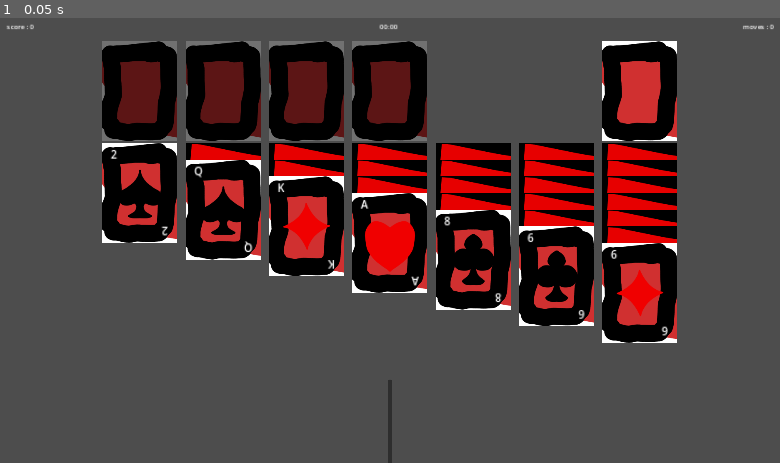
Above: before the commit, frame 1.
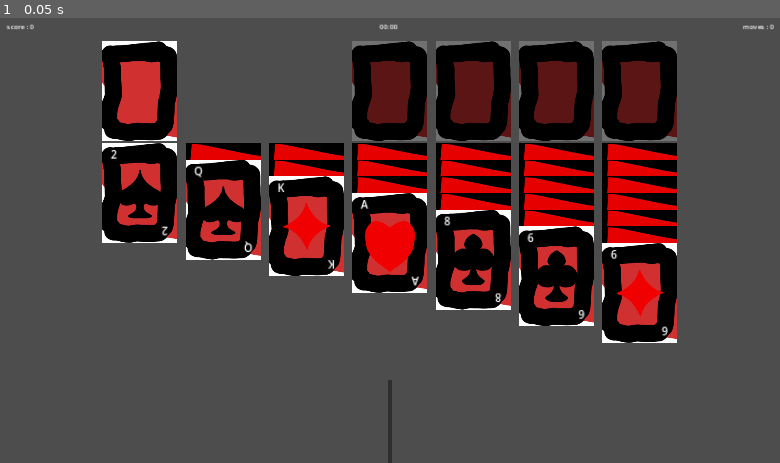
Above: after the commit, the same moment.

Repository: SAANN3/Solitaire
Game: Godot game, scene res://entity/Root/Root_Scene.tscn
Two runs of this game, one before a commit and one after it. Both use one fixed random seed, a clock stepped at 60 frames per second and the inputs below.
Inputs:
- Up to frame 1 (0.05 s): no input

The runs differ from the first frame. In frame 1, 10% of the frame differs, in the area x 13-87%, y 5-28%.

Commit message:
dunno what else i can add to setings

Diff:
--- a/entity/Card_holder/Card_holder.gd
+++ b/entity/CardHolder/Card_holder.gd
@@ -6,7 +6,7 @@
 var cards_discarded: Array[Card] = []
 var cards_prepared: Array[Card] = []
 var recycled: bool = false
-
+var max_cards: int = 3
 signal holder_recycled()
 signal holder_clicked()
 
@@ -24,11 +24,15 @@
 	):
 		place_cards()
 
+func get_max_cards() -> int:
+	return max_cards
+
+func set_max_cards(val: int) -> void:
+	max_cards = val
 func place_cards() -> void:
 	if recycled:
 		holder_recycled.emit()
 		recycled = false
-	const max_cards: int = 3
 	for i: Card in cards:
 		stacker.remove_child(i)
 	cards_discarded.append_array(cards)
--- a/entity/Card_holder/Card_holder.tscn
+++ b/entity/CardHolder/Card_holder.tscn
@@ -1,19 +1,20 @@
 [gd_scene load_steps=3 format=3 uid="uid://bji5davic22r2"]
 
-[ext_resource type="Script" path="res://entity/Card_holder/Card_holder.gd" id="1_6ttlg"]
+[ext_resource type="Script" path="res://entity/CardHolder/Card_holder.gd" id="1_6ttlg"]
 [ext_resource type="Texture2D" uid="uid://1s2pdcp0oldl" path="res://sprites/card_background.png" id="2_cykuw"]
 
 [node name="Card_holder" type="HBoxContainer"]
+layout_direction = 1
 offset_right = 184.0
 offset_bottom = 240.0
 theme_override_constants/separation = 20
 script = ExtResource("1_6ttlg")
 
-[node name="Stacker" type="HBoxContainer" parent="."]
-layout_direction = 3
-layout_mode = 2
-theme_override_constants/separation = -120
-
 [node name="Stack" type="TextureRect" parent="."]
 layout_mode = 2
 texture = ExtResource("2_cykuw")
+
+[node name="Stacker" type="HBoxContainer" parent="."]
+layout_direction = 2
+layout_mode = 2
+theme_override_constants/separation = -120
--- a/entity/Root/Root_Scene.gd
+++ b/entity/Root/Root_Scene.gd
@@ -4,9 +4,7 @@
 @onready var card_holder: Card_holder = $Main/MainScreen/Vbox/TopHcontainer/CardHolder
 @onready var tableau_piles: Array[Tableau_Pile] = []
 @onready var timer: Timer = $Timer
-@onready var points_label: Label = $Main/TopPanel/HBoxContainer/points
-@onready var time_label: Label = $Main/TopPanel/HBoxContainer/time
-@onready var moves_label: Label = $Main/TopPanel/HBoxContainer/moves
+@onready var top_panel: Top_Panel = $Main/TopPanel/TopPanel
 @onready var UI_pabel: Control = $UiPanel
 @onready var UI_label: Label = $UiPanel/VBoxContainer/Label
 @onready var UI_restart: Button = $UiPanel/VBoxContainer/Button
@@ -34,7 +32,10 @@
 		foundation.completed.connect(func (state: bool) -> void: _on_foundation_completed(state, foundation))
 	#_auto_win(cards)
 	insert_cards(cards)
-	bottom_panel.get_settings().init(card_holder)
+	bottom_panel.get_settings().init(
+		card_holder,
+		top_panel
+	)
 
 func insert_cards(cards: Array[Card]) -> void:
 	cards.shuffle()
@@ -98,30 +99,14 @@
 	points += change
 	if points < 0:
 		points = 0
-	points_label.text = "score : " + str(points)
+	top_panel.set_points(points)
 
 func _update_moves() -> void:
 	moves += 1
-	moves_label.text = "moves : " + str(moves)
+	top_panel.set_moves(moves)
 
 func _update_time() -> void:
-	var hours: int = seconds_passed / (60 * 60)
-	var minutes: int = (seconds_passed / 60) % 60
-	var seconds: int = seconds_passed % 60
-	var string: String = "00:00"
-	if minutes >= 10:
-		string[0] = str(minutes)[0]
-		string[1] = str(minutes)[1]
-	else:
-		string[1] = str(minutes)
-	if seconds >= 10:
-		string[3] = str(seconds)[0]
-		string[4] = str(seconds)[1]
-	else:
-		string[4] = str(seconds)
-	if hours > 0:
-		string = str(hours) + ":" + string
-	time_label.text = string
+	top_panel.set_time(seconds_passed)
 
 
 func _process(delta: float) -> void:
--- a/entity/Root/Root_Scene.tscn
+++ b/entity/Root/Root_Scene.tscn
@@ -1,8 +1,9 @@
-[gd_scene load_steps=10 format=3 uid="uid://bjtudxbydfwp7"]
+[gd_scene load_steps=11 format=3 uid="uid://bjtudxbydfwp7"]
 
 [ext_resource type="Script" path="res://entity/Root/Root_Scene.gd" id="1_bi4d0"]
+[ext_resource type="PackedScene" uid="uid://bci3pxxdc0dhy" path="res://entity/TopPanel/Top_Panel.tscn" id="2_78csr"]
 [ext_resource type="PackedScene" uid="uid://dq0l7b8i0qose" path="res://entity/Foundation/Foundation.tscn" id="2_ow12a"]
-[ext_resource type="PackedScene" uid="uid://bji5davic22r2" path="res://entity/Card_holder/Card_holder.tscn" id="3_sndy5"]
+[ext_resource type="PackedScene" uid="uid://bji5davic22r2" path="res://entity/CardHolder/Card_holder.tscn" id="3_sndy5"]
 [ext_resource type="PackedScene" uid="uid://blqnju06jpcyk" path="res://entity/TableauPile/Tableau_Pile.tscn" id="4_kxirh"]
 [ext_resource type="PackedScene" uid="uid://cnh2aajt02v3t" path="res://entity/Settings/Bottom_Panel.tscn" id="5_d3tti"]
 
@@ -49,30 +50,8 @@
 layout_mode = 2
 theme_override_styles/panel = SubResource("StyleBoxTexture_v4s0x")
 
-[node name="HBoxContainer" type="HBoxContainer" parent="Main/TopPanel"]
+[node name="TopPanel" parent="Main/TopPanel" instance=ExtResource("2_78csr")]
 layout_mode = 2
-
-[node name="points" type="Label" parent="Main/TopPanel/HBoxContainer"]
-layout_mode = 2
-text = "score : 0"
-
-[node name="space" type="Control" parent="Main/TopPanel/HBoxContainer"]
-layout_mode = 2
-size_flags_horizontal = 3
-mouse_filter = 2
-
-[node name="time" type="Label" parent="Main/TopPanel/HBoxContainer"]
-layout_mode = 2
-text = "00:00"
-
-[node name="space2" type="Control" parent="Main/TopPanel/HBoxContainer"]
-layout_mode = 2
-size_flags_horizontal = 3
-mouse_filter = 2
-
-[node name="moves" type="Label" parent="Main/TopPanel/HBoxContainer"]
-layout_mode = 2
-text = "moves : 0"
 
 [node name="MainScreen" type="PanelContainer" parent="Main"]
 layout_mode = 2
@@ -87,6 +66,15 @@
 layout_mode = 2
 theme_override_constants/separation = 20
 
+[node name="CardHolder" parent="Main/MainScreen/Vbox/TopHcontainer" instance=ExtResource("3_sndy5")]
+layout_direction = 2
+layout_mode = 2
+
+[node name="space" type="Control" parent="Main/MainScreen/Vbox/TopHcontainer"]
+layout_mode = 2
+size_flags_horizontal = 3
+mouse_filter = 2
+
 [node name="Foundation0" parent="Main/MainScreen/Vbox/TopHcontainer" instance=ExtResource("2_ow12a")]
 layout_mode = 2
 
@@ -97,14 +85,6 @@
 layout_mode = 2
 
 [node name="Foundation3" parent="Main/MainScreen/Vbox/TopHcontainer" instance=ExtResource("2_ow12a")]
-layout_mode = 2
-
-[node name="space" type="Control" parent="Main/MainScreen/Vbox/TopHcontainer"]
-layout_mode = 2
-size_flags_horizontal = 3
-mouse_filter = 2
-
-[node name="CardHolder" parent="Main/MainScreen/Vbox/TopHcontainer" instance=ExtResource("3_sndy5")]
 layout_mode = 2
 
 [node name="TableauHbox" type="HBoxContainer" parent="Main/MainScreen/Vbox"]
--- a/entity/Settings/Bottom_Panel.gd
+++ b/entity/Settings/Bottom_Panel.gd
@@ -5,7 +5,7 @@
 var nodes_main: Array[Control]
 var enabledNode: Control = null
 @onready var settings: Settings = $Settings/Main
-enum Elements {SETTINGS}
+
 
 func _ready() -> void:
 	nodes.assign(get_children())
@@ -16,9 +16,6 @@
 			nodes_main[nodes.find(i)].reparent(ui_parent)
 			_set_main_visible(i, false)
 
-func close_all() -> void:
-	for i: Control in nodes:
-		_set_main_visible(i, false)
 
 func get_settings() -> Settings:
 	return settings
@@ -26,13 +23,7 @@
 func _bottom_bar_clicked(node: Control, event: InputEvent) -> void:
 	if event is InputEventMouseButton:
 		if event.button_index == MOUSE_BUTTON_LEFT && event.pressed && node.get_global_rect().has_point(event.global_position):
-			_enable_node(node)
-
-func _enable_node(node: Control) -> void:
-	for i: Control in nodes:
-		_set_main_visible(i, false)
-	_set_main_visible(node, true)
-
+			_set_main_visible(node, true)
 
 func _set_main_visible(node: Control, visible: bool) -> void:
 	nodes_main[nodes.find(node)].visible = visible
--- a/entity/Settings/Bottom_Panel.tscn
+++ b/entity/Settings/Bottom_Panel.tscn
@@ -3,7 +3,7 @@
 [ext_resource type="Script" path="res://entity/Settings/Bottom_Panel.gd" id="1_pihg2"]
 [ext_resource type="PackedScene" uid="uid://x87cb7ugkgas" path="res://entity/Settings/Settings.tscn" id="2_0rlbk"]
 
-[node name="Settings" type="HBoxContainer"]
+[node name="BottomPanel" type="HBoxContainer"]
 anchors_preset = -1
 anchor_right = 1.0
 anchor_bottom = 0.093
@@ -19,6 +19,7 @@
 metadata/_tab_index = 0
 
 [node name="Main" type="Panel" parent="Panel"]
+visible = false
 custom_minimum_size = Vector2(10, 20)
 layout_mode = 0
 offset_left = -269.0
@@ -33,4 +34,5 @@
 metadata/_tab_index = 0
 
 [node name="Main" parent="Settings" instance=ExtResource("2_0rlbk")]
+visible = false
 layout_mode = 1
--- a/entity/Settings/Settings.gd
+++ b/entity/Settings/Settings.gd
@@ -3,26 +3,76 @@
 
 enum Positioning {LEFT, RIGHT}
 
-@onready var holder_layout_btn: CheckButton = $CenterContainer/HBoxContainer/CardHolderLayout/CheckButton
+@onready var holder_layout_btn: CheckButton = $CenterContainer/VBoxContainer/MarginContainer/HBoxContainer/CardHolderLayout/CheckButton
+@onready var reset_btn: Button = $CenterContainer/VBoxContainer/MarginContainer/HBoxContainer/Reset/Button
+@onready var close_btn: Button = $CenterContainer/VBoxContainer/CloseButton
+@onready var top_panel_score_btn: CheckBox = $CenterContainer/VBoxContainer/MarginContainer/HBoxContainer/TopBar/HBoxContainer/Score/CheckBox
+@onready var top_panel_time_btn: CheckBox = $CenterContainer/VBoxContainer/MarginContainer/HBoxContainer/TopBar/HBoxContainer/Time/CheckBox
+@onready var top_panel_moves_btn: CheckBox = $CenterContainer/VBoxContainer/MarginContainer/HBoxContainer/TopBar/HBoxContainer/Moves/CheckBox
+@onready var card_holder_max_cards_btn: CheckButton = $CenterContainer/VBoxContainer/MarginContainer/HBoxContainer/Draw/HBoxContainer/CheckButton
 
+var card_holder: Card_holder
+var top_panel: Top_Panel
 var holder_positioning: Positioning
-var card_holder: Card_holder
+var top_panel_visible_moves: bool
+var top_panel_visible_points: bool
+var top_panel_visible_time: bool
+var card_holder_max_cards: int
 
 func init(
-	_card_holder: Card_holder
+	_card_holder: Card_holder,
+	_top_panel: Top_Panel,
 ) -> void:
+
 	card_holder = _card_holder
+	top_panel = _top_panel
+	_init_vars()
+	_init_gui()
+
+func _init_vars() -> void:
+	holder_positioning = _convert_LAYOUT_to_positioning(card_holder.get_parent().get_layout_direction())
+	top_panel_visible_moves = top_panel.is_moves_visible()
+	top_panel_visible_time = top_panel.is_time_visible()
+	top_panel_visible_points = top_panel.is_points_visible()
+	card_holder_max_cards = card_holder.get_max_cards()
+
+func _init_gui() -> void:
+	holder_layout_btn.button_pressed = _convert_position_to_bool(holder_positioning)
+	top_panel_moves_btn.button_pressed = top_panel_visible_moves
+	top_panel_score_btn.button_pressed = top_panel_visible_points
+	top_panel_time_btn.button_pressed = top_panel_visible_time
+	card_holder_max_cards_btn.button_pressed = card_holder_max_cards == 3
+
+	top_panel_moves_btn.toggled.connect(top_panel.set_moves_visible)
+	top_panel_score_btn.toggled.connect(top_panel.set_points_visible)
+	top_panel_time_btn.toggled.connect(top_panel.set_time_visible)
+
+
+
 
 func _ready() -> void:
 	holder_layout_btn.toggled.connect(_holder_layout_change)
+	close_btn.pressed.connect(func() -> void: self.visible = false)
+	reset_btn.pressed.connect(get_tree().reload_current_scene)
+	card_holder_max_cards_btn.toggled.connect(_set_max_cards)
 
-func _process(delta: float) -> void:
-	pass
+func _set_max_cards(toggled: bool) -> void:
+	if toggled:
+		card_holder.set_max_cards(3)
+	else:
+		card_holder.set_max_cards(1)
 
-func _bool_to_position(state: bool) -> Positioning:
-	return Positioning.RIGHT if !state else Positioning.LEFT
+func _convert_bool_to_position(state: bool) -> Positioning:
+	return Positioning.RIGHT if state else Positioning.LEFT
+
+func _convert_position_to_bool(position: Positioning) -> bool:
+	return true if position == Positioning.RIGHT else false
+
+func _convert_LAYOUT_to_positioning(layout: LayoutDirection) -> Positioning:
+	return Positioning.RIGHT if layout == LAYOUT_DIRECTION_RTL else false
 
 func _holder_layout_change(state: bool) -> void:
-	var positioning: Positioning = _bool_to_position(state)
+	var positioning: Positioning = _convert_bool_to_position(state)
 	var result: int = LAYOUT_DIRECTION_LTR if positioning == Positioning.LEFT else LAYOUT_DIRECTION_RTL
 	card_holder.get_parent().set_layout_direction(result)
+	card_holder.set_layout_direction(result)
--- a/entity/Settings/Settings.tscn
+++ b/entity/Settings/Settings.tscn
@@ -23,26 +23,138 @@
 
 [node name="CenterContainer" type="MarginContainer" parent="."]
 layout_mode = 1
-anchors_preset = 15
-anchor_right = 1.0
-anchor_bottom = 1.0
+anchors_preset = 8
+anchor_left = 0.5
+anchor_top = 0.5
+anchor_right = 0.5
+anchor_bottom = 0.5
+offset_left = -194.0
+offset_top = -203.0
+offset_right = 194.0
+offset_bottom = 203.0
 grow_horizontal = 2
 grow_vertical = 2
 
-[node name="HBoxContainer" type="VBoxContainer" parent="CenterContainer"]
+[node name="VBoxContainer" type="VBoxContainer" parent="CenterContainer"]
+layout_mode = 2
+size_flags_horizontal = 4
+size_flags_vertical = 4
+
+[node name="CloseButton" type="Button" parent="CenterContainer/VBoxContainer"]
+layout_mode = 2
+size_flags_horizontal = 8
+text = "X"
+
+[node name="MarginContainer" type="MarginContainer" parent="CenterContainer/VBoxContainer"]
+layout_mode = 2
+size_flags_horizontal = 4
+size_flags_vertical = 4
+theme_override_constants/margin_left = 160
+theme_override_constants/margin_top = 160
+theme_override_constants/margin_right = 160
+theme_override_constants/margin_bottom = 160
+
+[node name="HBoxContainer" type="VBoxContainer" parent="CenterContainer/VBoxContainer/MarginContainer"]
 layout_mode = 2
 size_flags_horizontal = 4
 size_flags_vertical = 4
 theme_override_constants/separation = 40
 
-[node name="CardHolderLayout" type="VBoxContainer" parent="CenterContainer/HBoxContainer"]
+[node name="CardHolderLayout" type="VBoxContainer" parent="CenterContainer/VBoxContainer/MarginContainer/HBoxContainer"]
 layout_mode = 2
 
-[node name="Label" type="Label" parent="CenterContainer/HBoxContainer/CardHolderLayout"]
+[node name="Label" type="Label" parent="CenterContainer/VBoxContainer/MarginContainer/HBoxContainer/CardHolderLayout"]
 layout_mode = 2
 size_flags_horizontal = 6
-text = "Set text  "
+text = "Layout"
 
-[node name="CheckButton" type="CheckButton" parent="CenterContainer/HBoxContainer/CardHolderLayout"]
+[node name="CheckButton" type="CheckButton" parent="CenterContainer/VBoxContainer/MarginContainer/HBoxContainer/CardHolderLayout"]
 layout_mode = 2
 size_flags_horizontal = 4
+
+[node name="TopBar" type="VBoxContainer" parent="CenterContainer/VBoxContainer/MarginContainer/HBoxContainer"]
+layout_mode = 2
+
+[node name="Label" type="Label" parent="CenterContainer/VBoxContainer/MarginContainer/HBoxContainer/TopBar"]
+layout_mode = 2
+size_flags_horizontal = 6
+text = "Top panel"
+
+[node name="HBoxContainer" type="HBoxContainer" parent="CenterContainer/VBoxContainer/MarginContainer/HBoxContainer/TopBar"]
+layout_mode = 2
+
+[node name="Score" type="VBoxContainer" parent="CenterContainer/VBoxContainer/MarginContainer/HBoxContainer/TopBar/HBoxContainer"]
+layout_mode = 2
+
+[node name="Label" type="Label" parent="CenterContainer/VBoxContainer/MarginContainer/HBoxContainer/TopBar/HBoxContainer/Score"]
+layout_mode = 2
+size_flags_horizontal = 6
+text = "Score"
+
+[node name="CheckBox" type="CheckBox" parent="CenterContainer/VBoxContainer/MarginContainer/HBoxContainer/TopBar/HBoxContainer/Score"]
+layout_mode = 2
+size_flags_horizontal = 4
+
+[node name="Time" type="VBoxContainer" parent="CenterContainer/VBoxContainer/MarginContainer/HBoxContainer/TopBar/HBoxContainer"]
+layout_mode = 2
+alignment = 1
+
+[node name="Label" type="Label" parent="CenterContainer/VBoxContainer/MarginContainer/HBoxContainer/TopBar/HBoxContainer/Time"]
+layout_mode = 2
+size_flags_horizontal = 6
+text = "Time"
+
+[node name="CheckBox" type="CheckBox" parent="CenterContainer/VBoxContainer/MarginContainer/HBoxContainer/TopBar/HBoxContainer/Time"]
+layout_mode = 2
+size_flags_horizontal = 4
+
+[node name="Moves" type="VBoxContainer" parent="CenterContainer/VBoxContainer/MarginContainer/HBoxContainer/TopBar/HBoxContainer"]
+layout_mode = 2
+
+[node name="Label" type="Label" parent="CenterContainer/VBoxContainer/MarginContainer/HBoxContainer/TopBar/HBoxContainer/Moves"]
+layout_mode = 2
+size_flags_horizontal = 6
+text = "Moves"
+
+[node name="CheckBox" type="CheckBox" parent="CenterContainer/VBoxContainer/MarginContainer/HBoxContainer/TopBar/HBoxContainer/Moves"]
+layout_mode = 2
+size_flags_horizontal = 4
+
+[node name="Draw" type="VBoxContainer" parent="CenterContainer/VBoxContainer/MarginContainer/HBoxContainer"]
+layout_mode = 2
+
+[node name="Label" type="Label" parent="CenterContainer/VBoxContainer/MarginContainer/HBoxContainer/Draw"]
+layout_mode = 2
+size_flags_horizontal = 6
+text = "Draw amount
+"
+
+[node name="HBoxContainer" type="HBoxContainer" parent="CenterContainer/VBoxContainer/MarginContainer/HBoxContainer/Draw"]
+layout_mode = 2
+
+[node name="1" type="Label" parent="CenterContainer/VBoxContainer/MarginContainer/HBoxContainer/Draw/HBoxContainer"]
+layout_mode = 2
+size_flags_horizontal = 6
+text = "1"
+
+[node name="CheckButton" type="CheckButton" parent="CenterContainer/VBoxContainer/MarginContainer/HBoxContainer/Draw/HBoxContainer"]
+layout_mode = 2
+size_flags_horizontal = 4
+
+[node name="3" type="Label" parent="CenterContainer/VBoxContainer/MarginContainer/HBoxContainer/Draw/HBoxContainer"]
+layout_mode = 2
+size_flags_horizontal = 6
+text = "3"
+
+[node name="Reset" type="VBoxContainer" parent="CenterContainer/VBoxContainer/MarginContainer/HBoxContainer"]
+layout_mode = 2
+
+[node name="Label" type="Label" parent="CenterContainer/VBoxContainer/MarginContainer/HBoxContainer/Reset"]
+layout_mode = 2
+size_flags_horizontal = 6
+text = "Restart"
+
+[node name="Button" type="Button" parent="CenterContainer/VBoxContainer/MarginContainer/HBoxContainer/Reset"]
+layout_mode = 2
+size_flags_horizontal = 4
+text = "Restart"
--- /dev/null
+++ b/entity/TopPanel/Top_Panel.gd
@@ -0,0 +1,78 @@
+class_name Top_Panel
+extends HBoxContainer
+
+@onready var points_label: Label = $points
+@onready var time_label: Label = $time
+@onready var moves_label: Label = $moves
+@onready var spacer_1: Control = $space
+@onready var spacer_2: Control = $space2
+
+func _ready() -> void:
+	pass # Replace with function body.
+
+
+func set_points(points: int) -> void:
+	points_label.text = "score : " + str(points)
+
+func set_moves(moves: int) -> void:
+	moves_label.text = "moves : " + str(moves)
+
+func set_time(seconds_passed: int) -> void:
+	var hours: int = seconds_passed / (60 * 60)
+	var minutes: int = (seconds_passed / 60) % 60
+	var seconds: int = seconds_passed % 60
+	var string: String = "00:00"
+	if minutes >= 10:
+		string[0] = str(minutes)[0]
+		string[1] = str(minutes)[1]
+	else:
+		string[1] = str(minutes)
+	if seconds >= 10:
+		string[3] = str(seconds)[0]
+		string[4] = str(seconds)[1]
+	else:
+		string[4] = str(seconds)
+	if hours > 0:
+		string = str(hours) + ":" + string
+	time_label.text = string
+
+func set_points_visible(visible: bool) -> void:
+	points_label.visible = visible
+	_set_spacers()
+
+func set_time_visible(visible: bool) -> void:
+	time_label.visible = visible
+	_set_spacers()
+
+func set_moves_visible(visible: bool) -> void:
+	moves_label.visible = visible
+	_set_spacers()
+
+func _set_spacers() -> void:
+	#UGLY
+	var visible_count: int = 0
+	visible_count += moves_label.visible as int
+	visible_count += points_label.visible as int
+	visible_count += time_label.visible as int
+	if visible_count == 3:
+		spacer_1.visible = true
+		spacer_2.visible = true
+	elif visible_count == 2:
+		if moves_label.visible:
+			spacer_2.visible = true
+			spacer_1.visible = false
+		if points_label.visible:
+			spacer_1.visible = true
+			spacer_2.visible = false
+	elif visible_count == 1:
+		spacer_1.visible = false
+		spacer_2.visible = false
+
+func is_moves_visible() -> bool:
+	return moves_label.visible
+
+func is_time_visible() -> bool:
+	return time_label.visible
+
+func is_points_visible() -> bool:
+	return points_label.visible
--- /dev/null
+++ b/entity/TopPanel/Top_Panel.tscn
@@ -0,0 +1,34 @@
+[gd_scene load_steps=2 format=3 uid="uid://bci3pxxdc0dhy"]
+
+[ext_resource type="Script" path="res://entity/TopPanel/Top_Panel.gd" id="1_7soq2"]
+
+[node name="TopPanel" type="HBoxContainer"]
+anchors_preset = 10
+anchor_right = 1.0
+offset_bottom = 23.0
+grow_horizontal = 2
+size_flags_horizontal = 3
+alignment = 1
+script = ExtResource("1_7soq2")
+
+[node name="points" type="Label" parent="."]
+layout_mode = 2
+text = "score : 0"
+
+[node name="space" type="Control" parent="."]
+layout_mode = 2
+size_flags_horizontal = 3
+mouse_filter = 2
+
+[node name="time" type="Label" parent="."]
+layout_mode = 2
+text = "00:00"
+
+[node name="space2" type="Control" parent="."]
+layout_mode = 2
+size_flags_horizontal = 3
+mouse_filter = 2
+
+[node name="moves" type="Label" parent="."]
+layout_mode = 2
+text = "moves : 0"
